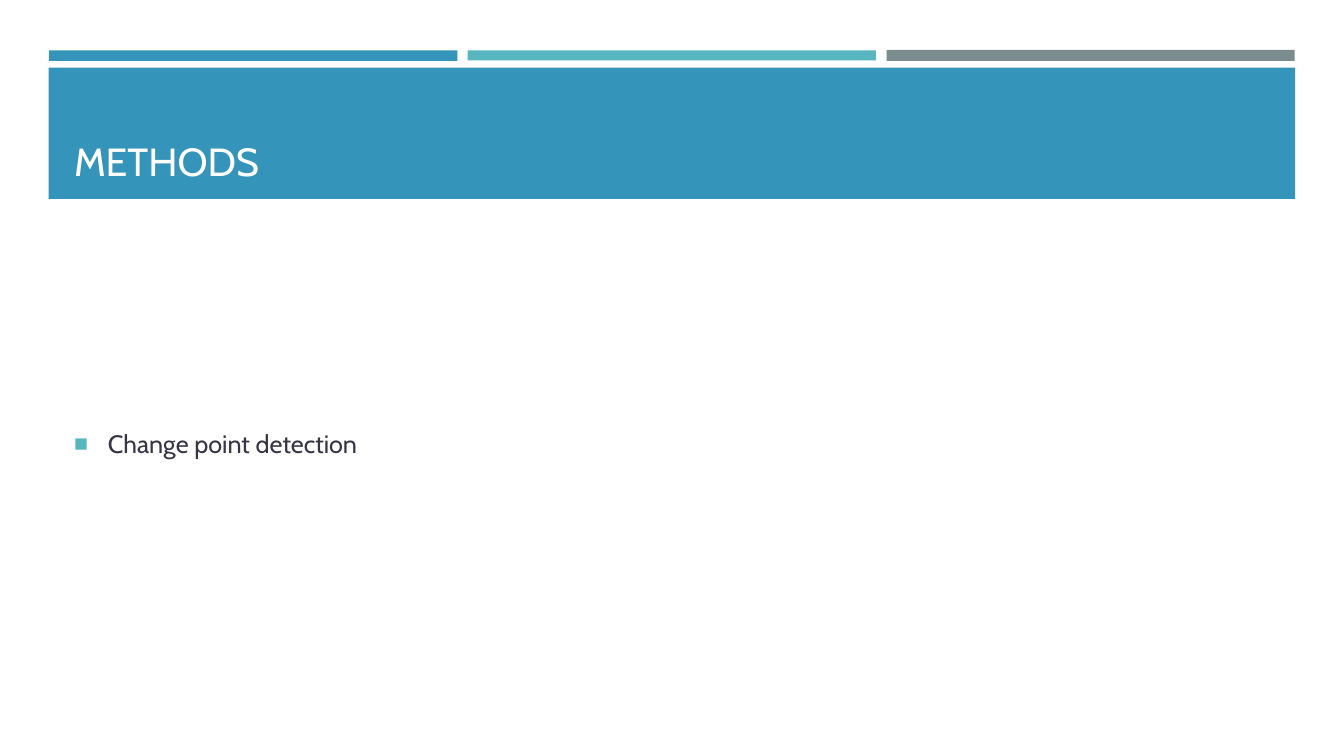
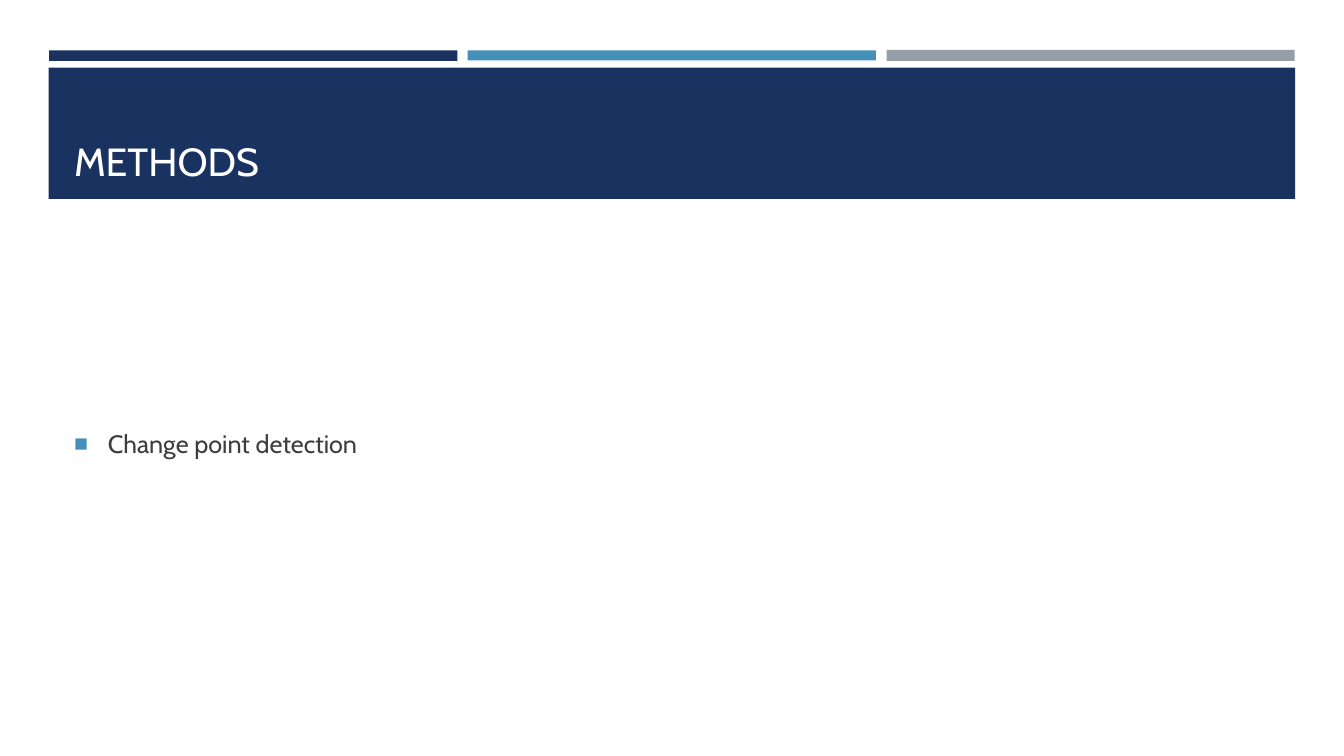
Before and after one commit to araea382/MT, a slide deck: slide 4 of Presentation/1-Proposal seminar.pptx. Drawn at 1344x756 pixels with LibreOffice and Linux fonts; fonts in the diff are those of the drawing. Boxes give left, top, right and bottom in pixels: in the first picture for what was removed or moved away, otherwise in the second. Text is boxed around its words. In the diff, an @@ line names an element or a change of style, - is before the commit and + after.

```diff
--- a/Presentation/1-Proposal seminar.pptx
+++ b/Presentation/1-Proposal seminar.pptx
@@ rectangle at <box>49,50,458,60</box>: fill #3494BA to #1A3260 @@
@@ rectangle at <box>468,50,876,60</box>: fill #58B6C0 to #4590B8 @@
@@ rectangle at <box>886,50,1295,62</box>: fill #7A8C8E to #969FA7 @@
@@ rectangle at <box>48,68,1296,199</box>: fill #3494BA to #1A3260 @@
@@ text "Change point detection" at <box>108,434,357,459</box>: text colour #373545 to #3D3D3D; bullet colour #58B6C0 to #4590B8 @@
```
Also in this commit, not shown: 4 other slides changed, 1 slide added, 1 slide removed, 9 other files.
